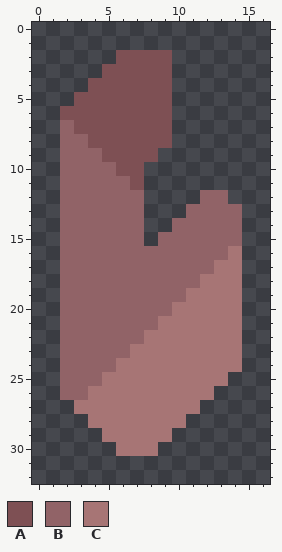
File history of a pixel-art sprite, sprites/units/ground/Titan.png. The picture above was drawn from the file before the commit.
The file is 17x33 pixels.
Palette (. is transparent): A #7e5054  B #916367  C #a77575
Pixels before, first column x 2:
 2 ....AAAA.....
 3 ...AAAAA.....
 4 ..AAAAAA.....
 5 .AAAAAAA.....
 6 AAAAAAAA.....
 7 BAAAAAAA.....
 8 BBAAAAAA.....
 9 BBBAAAA......
10 BBBBAA.......
11 BBBBBA.......
12 BBBBBB....BB.
13 BBBBBB...BBBB
14 BBBBBB..BBBBB
15 BBBBBB.BBBBBB
16 BBBBBBBBBBBBC
17 BBBBBBBBBBBCC
18 BBBBBBBBBBCCC
19 BBBBBBBBBCCCC
20 BBBBBBBBCCCCC
21 BBBBBBBCCCCCC
22 BBBBBBCCCCCCC
23 BBBBBCCCCCCCC
24 BBBBCCCCCCCCC
25 BBBCCCCCCCCC.
26 BBCCCCCCCCC..
27 .CCCCCCCCC...
28 ..CCCCCCC....
29 ...CCCCC.....
30 ....CCC......
After the commit:
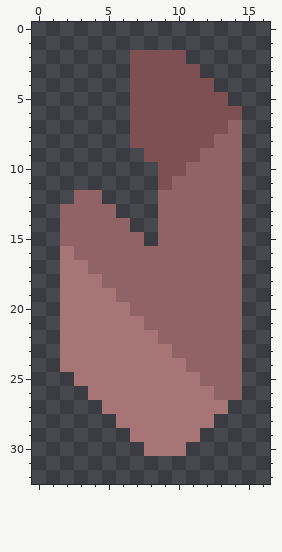
The exact change:
Colour A now appears in row 2 at x 10; in row 3 at x 10 to 11; in row 4 at x 10 to 12; in row 5 at x 10 to 13; in row 6 at x 10 to 14; in row 7 at x 10 to 13.
Colour A now appears in row 8 at x 10 to 12; in row 9 at x 9 to 11; in row 10 at x 9 to 10; in row 11 at x 9.
Colour B now appears in row 7 at x 14; in row 8 at x 13 to 14; in row 9 at x 12 to 14; in row 10 at x 11 to 14; in row 11 at x 10 to 14; in row 12 at x 9 to 11 and 14.
Colour B now appears in row 13 at x 9 to 10; in row 14 at x 9; in row 25 at x 14; in row 26 at x 13 to 14.
The author changed colour C to colour B in row 16 at x 14; in row 17 at x 13 to 14; in row 18 at x 12 to 14; in row 19 at x 11 to 14; in row 20 at x 10 to 14; in rows 21 to 22 at x 9 to 14.
The author changed colour C to colour B in row 23 at x 10 to 14; in row 24 at x 11 to 14; in row 25 at x 12 to 13.
Colour C now appears in row 27 at x 12 to 13; in row 28 at x 11 to 12; in row 29 at x 10 to 11; in row 30 at x 9 to 10.
The author changed colour B to colour C in row 16 at x 2; in row 17 at x 2 to 3; in row 18 at x 2 to 4; in row 19 at x 2 to 5; in row 20 at x 2 to 6; in rows 21 to 22 at x 2 to 7.
The author changed colour B to colour C in row 23 at x 2 to 6; in row 24 at x 2 to 5; in row 25 at x 3 to 4.
The author cleared colour A in row 2 at x 6; in row 3 at x 5 to 6; in row 4 at x 4 to 6; in row 5 at x 3 to 6; in row 6 at x 2 to 6; in row 7 at x 3 to 6.
The author cleared colour A in row 8 at x 4 to 6; in row 9 at x 5 to 7; in row 10 at x 6 to 7; in row 11 at x 7.
The author cleared colour B in row 7 at x 2; in row 8 at x 2 to 3; in row 9 at x 2 to 4; in row 10 at x 2 to 5; in row 11 at x 2 to 6; in row 12 at x 2 and 5 to 7.
The author cleared colour B in row 13 at x 6 to 7; in row 14 at x 7; in row 25 at x 2; in row 26 at x 2 to 3.
The author cleared colour C in row 27 at x 3 to 4; in row 28 at x 4 to 5; in row 29 at x 5 to 6; in row 30 at x 6 to 7.
Where, in picture pixels (left, top, right, bottom), the same in both pictures:
changed: (60, 50, 242, 456)
